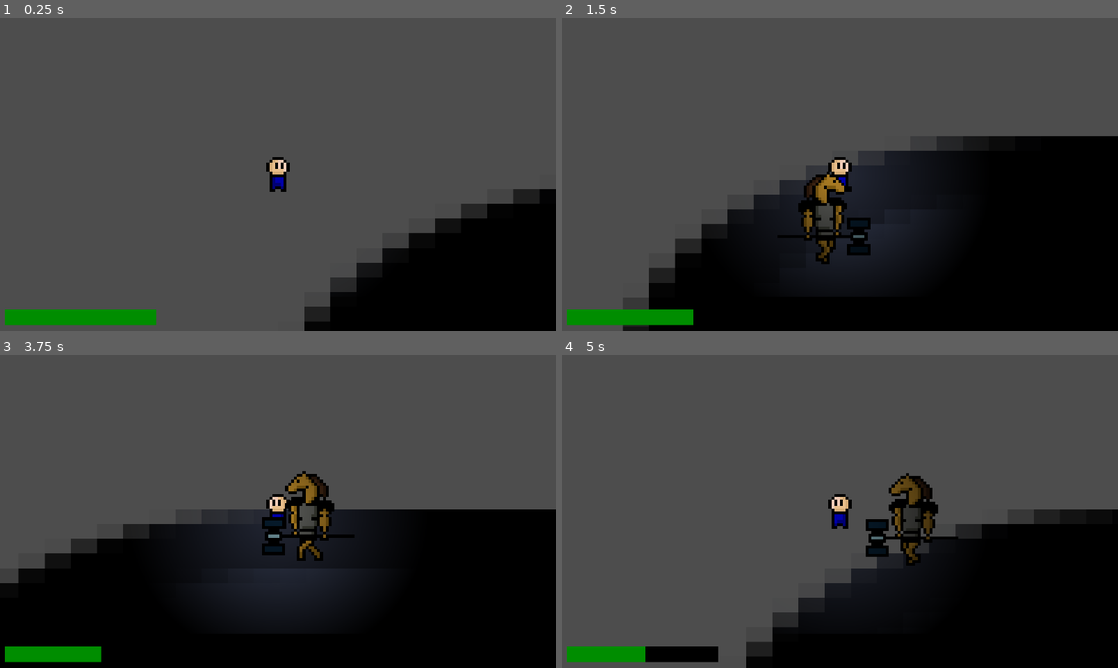
Above: before the commit, frames 1-4 (two rows, left to right).
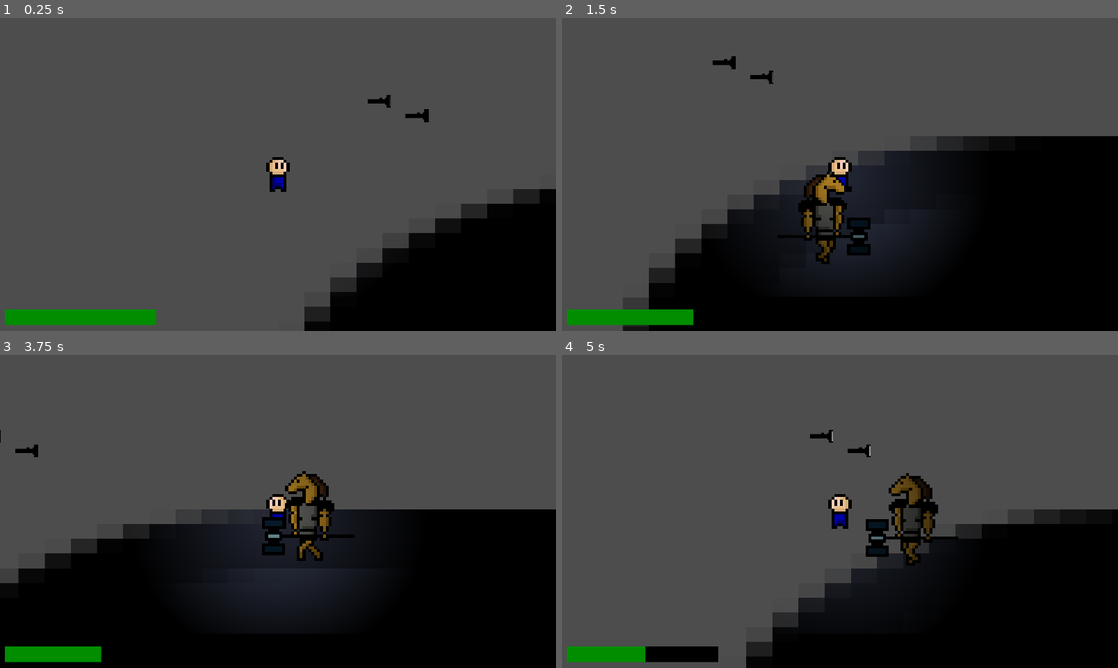
Above: after the commit, the same moments.

Repository: SportWizard/Horror-Game
Game: Godot game, scene res://game.tscn
Same seed, same stepped clock (60 frames per second), same inputs: the game is played once before the commit and once after it. The engine's default icon, where the game draws it, is replaced by a stand-in: a white triangle on a blue panel in a dark square.
Inputs:
- Up to frame 1 (0.25 s): no input
- Up to frame 2 (1.5 s): tap Enter at 0.5 s; hold D (Right) 0.53-1.28 s; hold Shift (Sprint) 0.53-1.28 s; hold S (Down) from 1.28 s (still down); tap Shift (Sprint) at 1.35 s
- Up to frame 3 (3.75 s): release S (Down) at 2.03 s; hold D (Right) 2.03-2.78 s; hold Shift (Sprint) 2.03-2.78 s; hold W (Up) 2.78-3.53 s; tap Shift (Sprint) at 2.85 s; hold A (Left) from 3.53 s (still down); hold Shift (Sprint) from 3.53 s (still down)
- Up to frame 4 (5 s): keep holding A (Left); release Shift (Sprint) at 4.28 s; tap Shift (Sprint) at 4.35 s

The runs differ from the first frame. In frame 1, 0.2% of the frame differs, in the area x 66-78%, y 24-34%; in frame 2, 0.2%; in frame 3, less than 0.1%; in frame 4, 0.2%.

Commit message:
Detect nearby item

Diff:
--- a/Entities/Enemies/HorseMan/horse_man.tscn
+++ b/Entities/Enemies/HorseMan/horse_man.tscn
@@ -126,7 +126,7 @@
 radius = 33.0151
 
 [sub_resource type="CircleShape2D" id="CircleShape2D_jcqnk"]
-radius = 104.005
+radius = 81.0
 
 [node name="HorseMan" type="CharacterBody2D"]
 collision_layer = 2
--- a/Entities/Player/player.gd
+++ b/Entities/Player/player.gd
@@ -15,6 +15,8 @@
 
 var _cur_stamina = self.max_stamina
 var _gain_stamina = true
+
+var _detected_item: Item = null
 
 func _animation() -> void:
 	if self.velocity.x != 0:
@@ -52,6 +54,18 @@
 func _on_stamina_timer_timeout() -> void:
 	self._gain_stamina = true
 
+func _on_item_detector_body_entered(body: Node2D) -> void:
+	if is_instance_of(body, Item):
+		var item: Item = body
+		self._detected_item = item
+
+func _on_item_detector_body_exited(body: Node2D) -> void:
+	if is_instance_of(body, Item):
+		var item: Item = body
+
+		if item == self._detected_item:
+			self._detected_item = null
+
 func _ready() -> void:
 	self._progress_bar.max_value = self.max_stamina
 
--- a/Entities/Player/player.tscn
+++ b/Entities/Player/player.tscn
@@ -188,6 +188,9 @@
 radius = 2.0
 height = 8.0
 
+[sub_resource type="CircleShape2D" id="CircleShape2D_lu8i8"]
+radius = 5.0
+
 [node name="Player" type="CharacterBody2D"]
 collision_mask = 7
 script = ExtResource("1_3uyv8")
@@ -195,7 +198,7 @@
 [node name="Sprite2D" type="Sprite2D" parent="."]
 texture = ExtResource("2_lu8i8")
 hframes = 12
-frame = 2
+frame = 3
 
 [node name="AnimationPlayer" type="AnimationPlayer" parent="."]
 libraries = {
@@ -234,4 +237,13 @@
 
 [node name="StaminaTimer" type="Timer" parent="."]
 
+[node name="ItemDetector" type="Area2D" parent="."]
+collision_layer = 0
+collision_mask = 8
+
+[node name="CollisionShape2D" type="CollisionShape2D" parent="ItemDetector"]
+shape = SubResource("CircleShape2D_lu8i8")
+
 [connection signal="timeout" from="StaminaTimer" to="." method="_on_stamina_timer_timeout"]
+[connection signal="body_entered" from="ItemDetector" to="." method="_on_item_detector_body_entered"]
+[connection signal="body_exited" from="ItemDetector" to="." method="_on_item_detector_body_exited"]
--- /dev/null
+++ b/Items/Flashlight/flashlight.gd
@@ -0,0 +1 @@
+extends Item
--- a/Items/Flashlight/flashlight.tscn
+++ b/Items/Flashlight/flashlight.tscn
@@ -1,7 +1,21 @@
-[gd_scene load_steps=2 format=3 uid="uid://dqyt6et7w154f"]
+[gd_scene load_steps=4 format=3 uid="uid://dqyt6et7w154f"]
 
 [ext_resource type="Texture2D" uid="uid://dp06jgj42skpt" path="res://Items/Flashlight/flashlight.png" id="1_i7qh5"]
+[ext_resource type="Script" uid="uid://bj2d1w6lqk0k0" path="res://Items/Flashlight/flashlight.gd" id="2_4syc5"]
 
-[node name="Flashlight" type="Sprite2D"]
+[sub_resource type="CapsuleShape2D" id="CapsuleShape2D_4syc5"]
+radius = 2.0
+height = 8.0
+
+[node name="Flashlight" type="StaticBody2D"]
 scale = Vector2(0.5, 0.5)
+collision_layer = 8
+collision_mask = 4
+script = ExtResource("2_4syc5")
+
+[node name="Sprite2D" type="Sprite2D" parent="."]
 texture = ExtResource("1_i7qh5")
+
+[node name="CollisionShape2D" type="CollisionShape2D" parent="."]
+rotation = 1.5708
+shape = SubResource("CapsuleShape2D_4syc5")
--- /dev/null
+++ b/Items/item.gd
@@ -0,0 +1 @@
+class_name Item extends Node2D
--- a/game.tscn
+++ b/game.tscn
@@ -1,8 +1,9 @@
-[gd_scene load_steps=4 format=3 uid="uid://sy3xy63h64ih"]
+[gd_scene load_steps=5 format=3 uid="uid://sy3xy63h64ih"]
 
 [ext_resource type="PackedScene" uid="uid://bup6nvtio7tiv" path="res://Entities/Player/player.tscn" id="1_80nbo"]
 [ext_resource type="Texture2D" uid="uid://oq41xacw483o" path="res://icon.svg" id="2_e2o6t"]
 [ext_resource type="PackedScene" uid="uid://balsomu0kfmsk" path="res://Entities/Enemies/HorseMan/horse_man.tscn" id="3_feb5d"]
+[ext_resource type="PackedScene" uid="uid://dqyt6et7w154f" path="res://Items/Flashlight/flashlight.tscn" id="4_fc0e3"]
 
 [node name="Game" type="Node2D"]
 
@@ -19,3 +20,9 @@
 
 [node name="Horse man" parent="." instance=ExtResource("3_feb5d")]
 position = Vector2(67, 40)
+
+[node name="Flashlight" parent="." instance=ExtResource("4_fc0e3")]
+position = Vector2(48, -20)
+
+[node name="Flashlight2" parent="." instance=ExtResource("4_fc0e3")]
+position = Vector2(35, -25)
--- a/project.godot
+++ b/project.godot
@@ -54,6 +54,7 @@
 2d_physics/layer_1="Player"
 2d_physics/layer_2="Enemy"
 2d_physics/layer_3="Structure"
+2d_physics/layer_4="Item"
 
 [rendering]
 
Not shown: 1 places in Entities/Player/player.tscn that only renumber resources
Not shown, added: Items/Flashlight/flashlight.gd.uid
Not shown, added: Items/item.gd.uid
